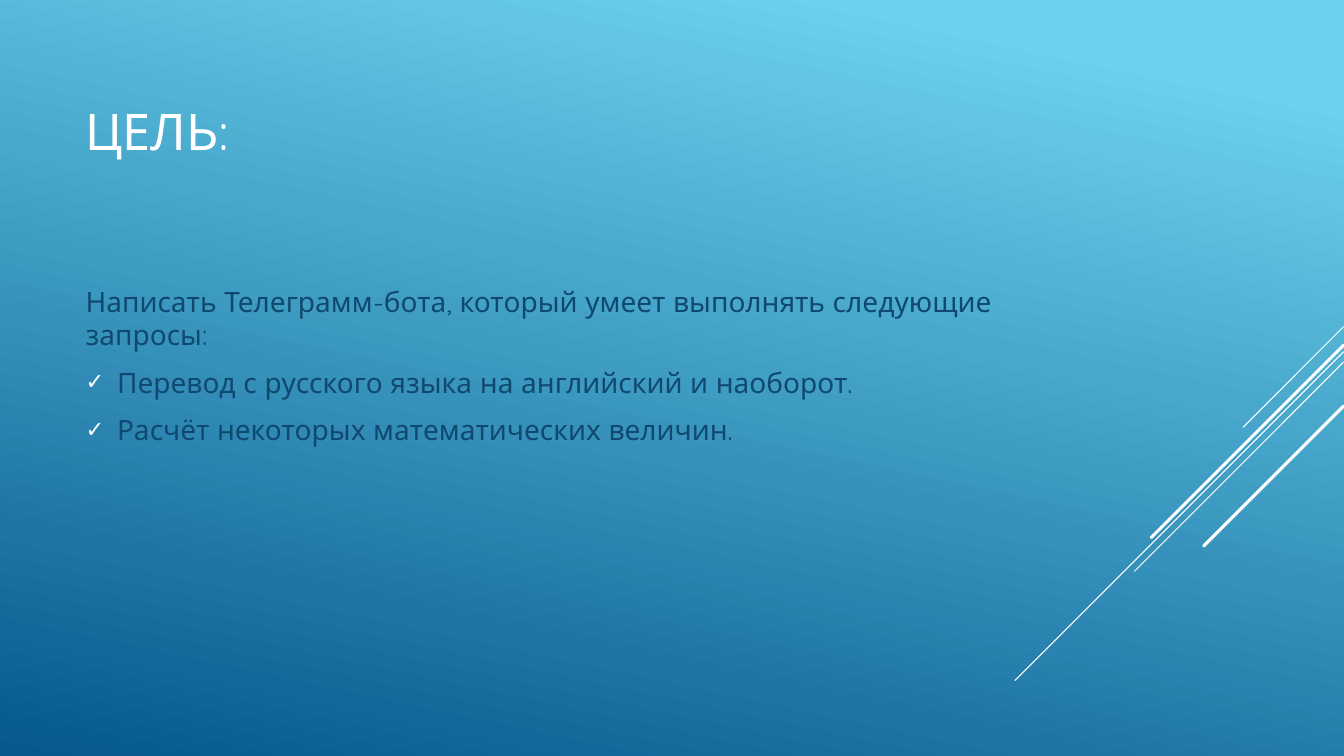
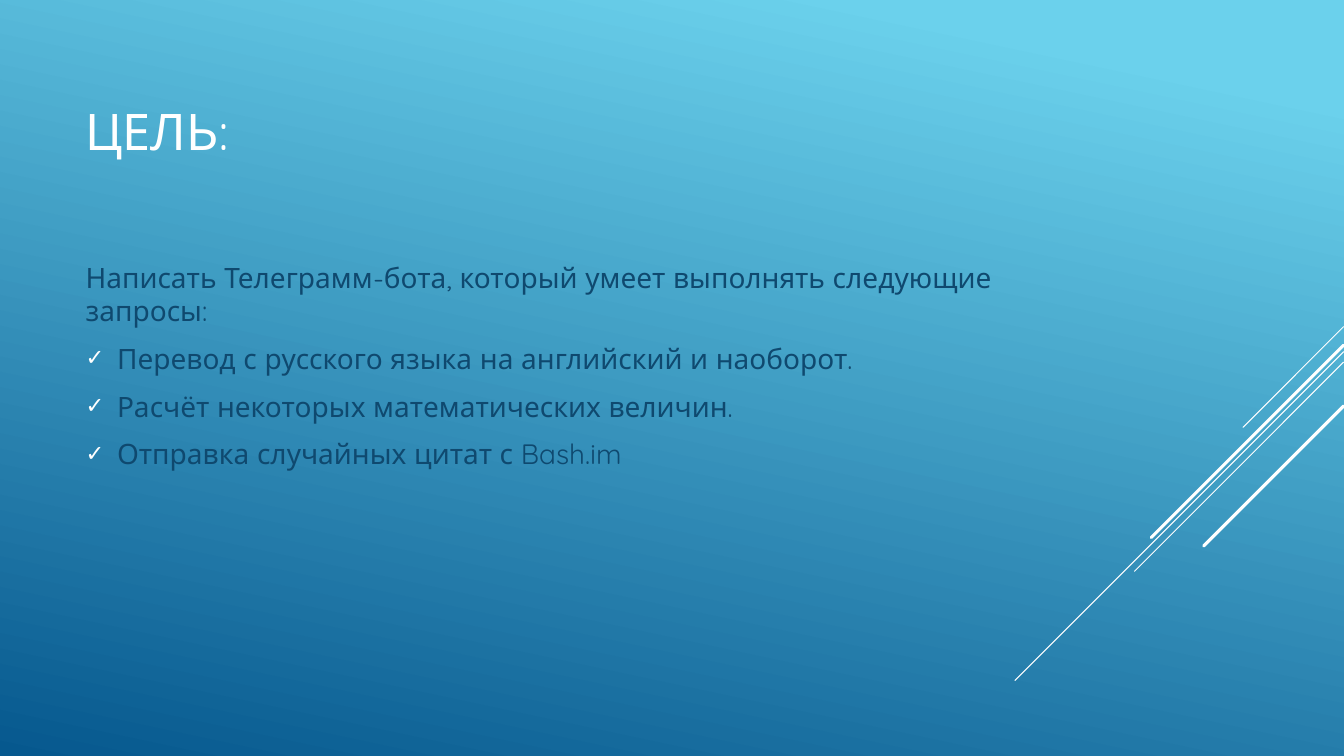
Before and after one commit to GluKhovKirill/TelegramBot, a slide deck: slide 2 of Телеграмм Бот.pptx. Drawn at 1344x756 pixels with LibreOffice and Linux fonts; fonts in the diff are those of the drawing. Boxes give left, top, right and bottom in pixels: in the first picture for what was removed or moved away, otherwise in the second. Text is boxed around its words. In the diff, an @@ line names an element or a change of style, - is before the commit and + after.

```diff
--- a/Телеграмм Бот.pptx
+++ b/Телеграмм Бот.pptx
@@ text at (117, 443, 622, 471): paragraph added @@
+✓ Отправка случайных цитат с Bash.im
```
Also in this commit, not shown: 1 other slide changed.
